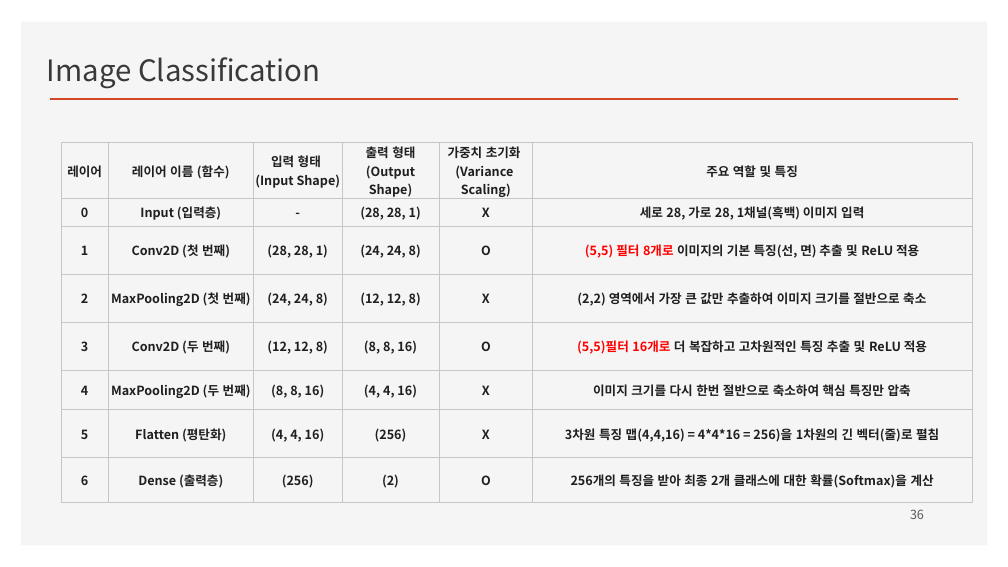
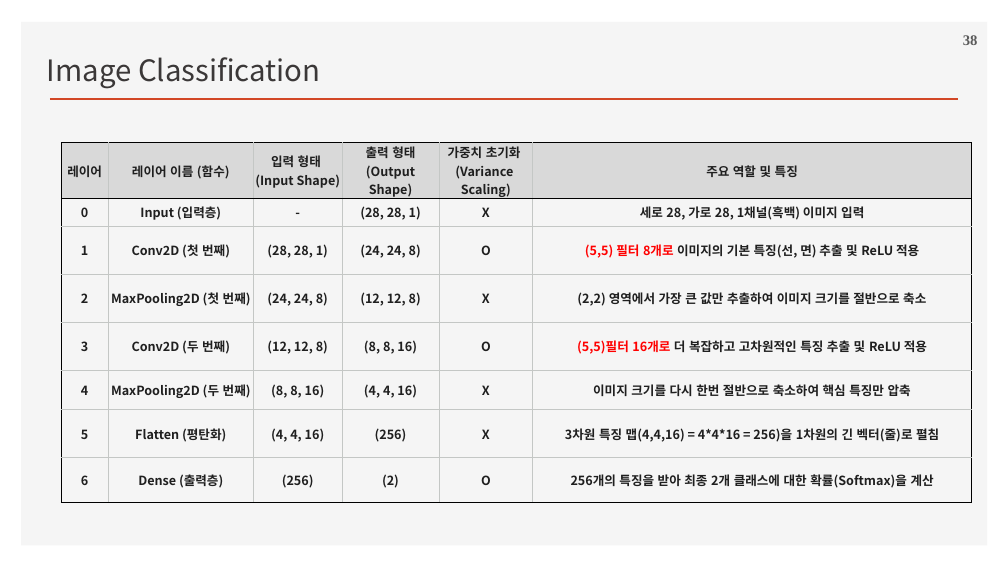
Before and after one commit to ancestor9/2026_Fall_Deep-Learning-with-Python, a slide deck: slide 38 of Chapter 08 Image Classification.pptx (slide 36 before the commit). Drawn at 1008x567 pixels with LibreOffice and Linux fonts; fonts in the diff are those of the drawing; background and template pictures are left out. Boxes give left, top, right and bottom in pixels: in the first picture for what was removed or moved away, otherwise in the second. Text is boxed around its words. In the diff, an @@ line names an element or a change of style, - is before the commit and + after.

```diff
--- a/Chapter 08 Image Classification.pptx
+++ b/Chapter 08 Image Classification.pptx
@@ page number added at [963, 35, 978, 45], 14 pt, text #595959, bold @@
+38
@@ table at [61, 142, 972, 493] @@
@@ fill none to #D9D9D9 in row 1 @@
@@ borders changed @@
@@ page number removed at [910, 509, 924, 519] @@
-36
```
Also in this commit, not shown: 33 other slides changed, 5 slides added, 4 slides removed.
